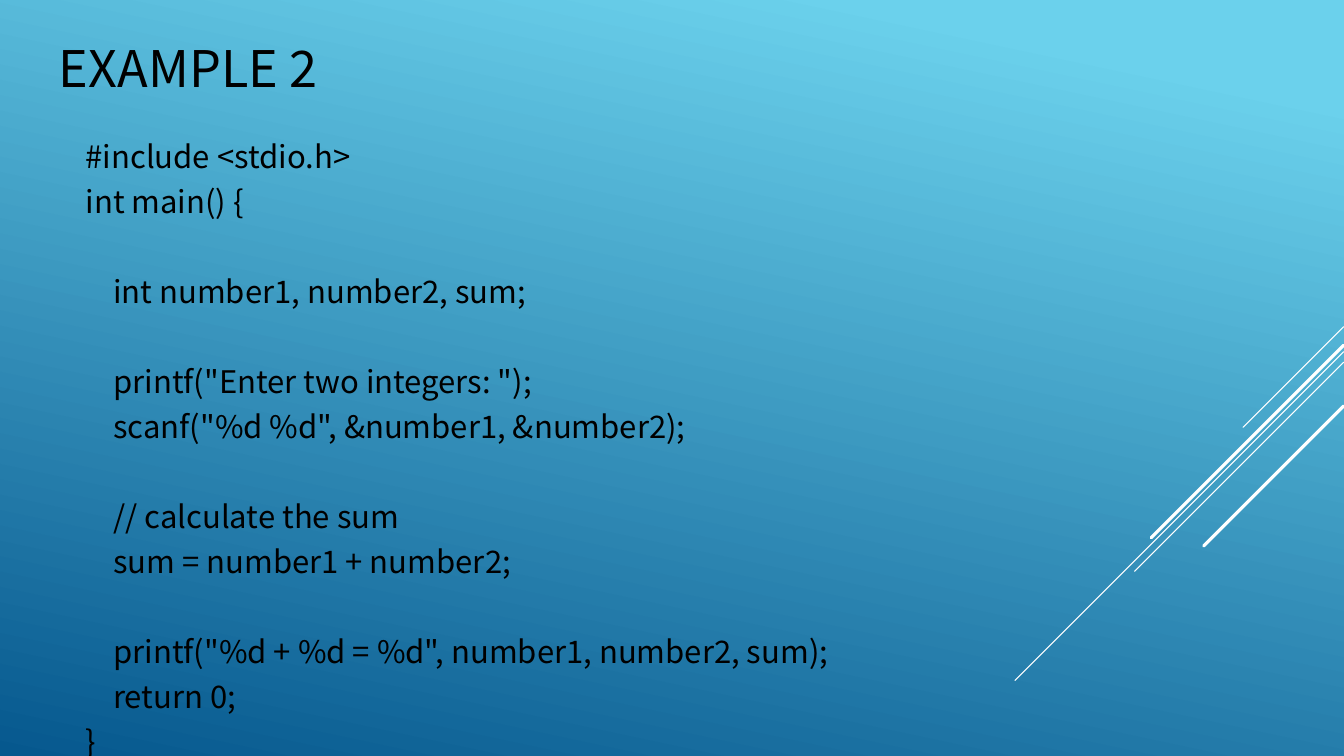
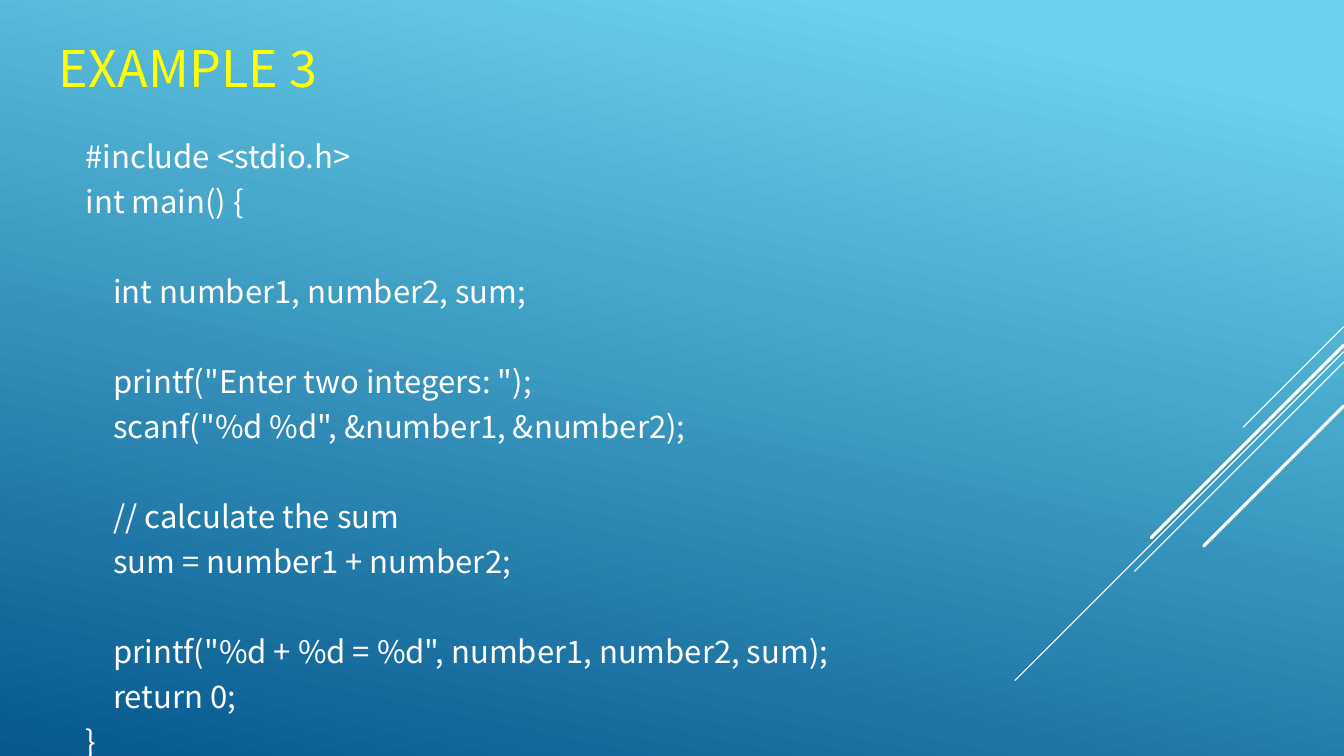
Before and after one commit to yckoincgu/C_Programming, a slide deck: slide 19 of 0910/C01_introduction.odp. Drawn at 1344x756 pixels with LibreOffice and Linux fonts; fonts in the diff are those of the drawing. Boxes give left, top, right and bottom in pixels: in the first picture for what was removed or moved away, otherwise in the second. Text is boxed around its words. In the diff, an @@ line names an element or a change of style, - is before the commit and + after.

```diff
--- a/0910/C01_introduction.odp
+++ b/0910/C01_introduction.odp
@@ title at (x1=59, y1=50, x2=317, y2=88): text changed; text colour #000000 to #FFFF00 @@
-EXAMPLE 2
+EXAMPLE 3
@@ text "#include <stdio.h>" at (x1=86, y1=143, x2=828, y2=670): text colour #000000 to #FFFFFF @@
```
Also in this commit, not shown: 14 other slides changed, 1 other file.
